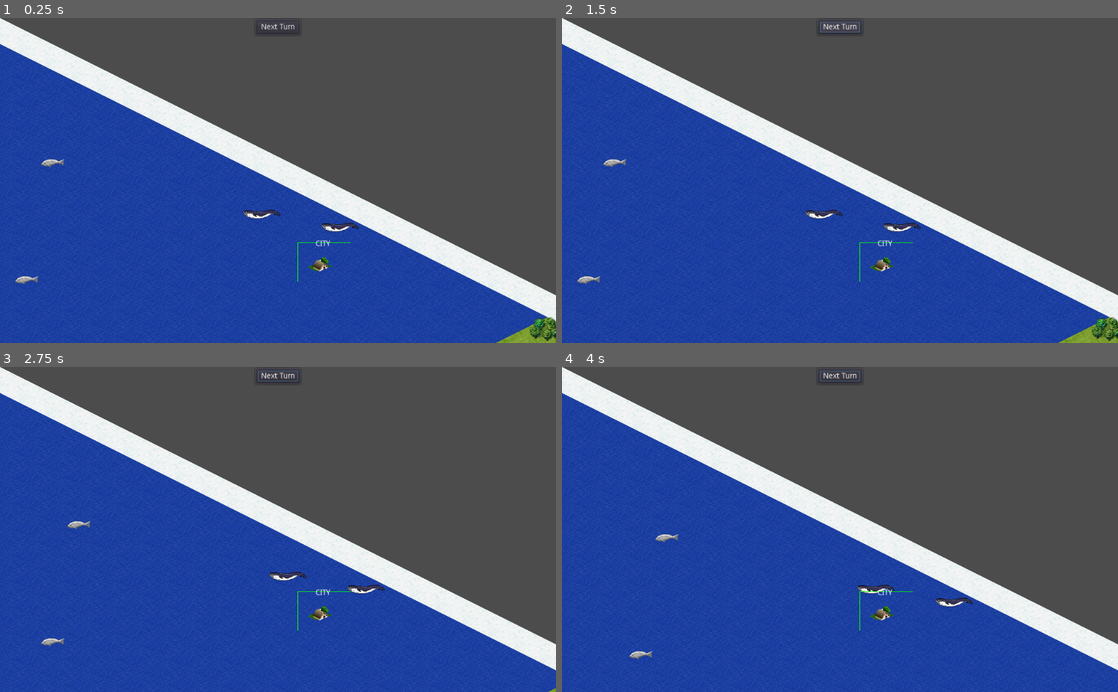
Above: before the commit, frames 1-4 (two rows, left to right).
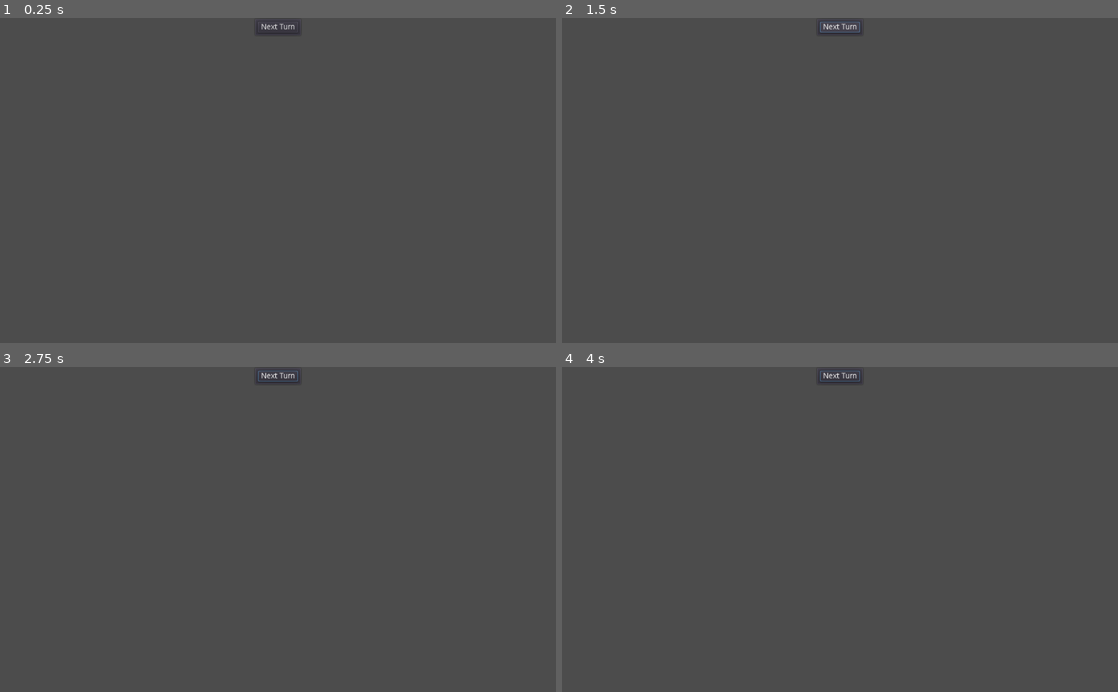
Above: after the commit, the same moments.

Repository: burdockcascade/gociv
Game: Godot game, scene res://src/Main.tscn
Same seed, same stepped clock (60 frames per second), same inputs: the game is played once before the commit and once after it.
Inputs (mouse positions are in pixels of both pictures, inside the frame that each line leads up to):
- Up to frame 1 (0.25 s): no input
- Up to frame 2 (1.5 s): click "Next Turn" at 0.5 s; click "Next Turn" at 1.25 s
- Up to frame 3 (2.75 s): tap Enter at 2 s; move the mouse to (400, 513) at 2.02 s; hold } (ui_move_map_right) from 2.03 s (still down); hold X (unit_explore, bound only after the commit) from 2.03 s (still down); click (400, 513) at 2.1 s
- Up to frame 4 (4 s): release } (ui_move_map_right) at 2.75 s; release X (unit_explore, bound only after the commit) at 2.75 s; tap Space at 2.75 s; drag from (728, 545) to (812, 594) at 2.77 s; tap Enter at 3.5 s; move the mouse to (895, 458) at 3.52 s; hold } (ui_move_map_right) from 3.53 s (still down); hold X (unit_explore, bound only after the commit) from 3.53 s (still down); click (895, 458) at 3.6 s

The runs differ from the first frame. In frame 1, 57% of the frame differs, in the area x 0-100%, y 0-100%; in frame 2, 57%; in frame 3, 57%; in frame 4, 57%.
Error before the commit: Invalid get index '(13, -3)' (on base: 'Dictionary'). (res://src/Units.gd:53)

Commit message:
map visibility and unit explore mode

Diff:
--- a/project.godot
+++ b/project.godot
@@ -12,6 +12,11 @@
 
 config/name="GoCiv"
 run/main_scene="res://src/Main.tscn"
+
+[autoload]
+
+Game="*res://src/global/Game.gd"
+Events="*res://src/global/Events.gd"
 
 [editor_plugins]
 
@@ -34,9 +39,9 @@
 "events": [ Object(InputEventKey,"resource_local_to_scene":false,"resource_name":"","device":0,"alt":false,"shift":false,"control":false,"meta":false,"command":false,"pressed":false,"scancode":125,"physical_scancode":0,"unicode":0,"echo":false,"script":null)
  ]
 }
-ui_next_unit={
+unit_explore={
 "deadzone": 0.5,
-"events": [ Object(InputEventKey,"resource_local_to_scene":false,"resource_name":"","device":0,"alt":false,"shift":false,"control":false,"meta":false,"command":false,"pressed":false,"scancode":16777218,"physical_scancode":0,"unicode":0,"echo":false,"script":null)
+"events": [ Object(InputEventKey,"resource_local_to_scene":false,"resource_name":"","device":0,"alt":false,"shift":false,"control":false,"meta":false,"command":false,"pressed":false,"scancode":88,"physical_scancode":0,"unicode":0,"echo":false,"script":null)
  ]
 }
 
--- a/src/Main.tscn
+++ b/src/Main.tscn
@@ -7,7 +7,6 @@
 [ext_resource path="res://assets/ampilo2/resources.tres" type="TileSet" id=6]
 [ext_resource path="res://src/Units.gd" type="Script" id=7]
 [ext_resource path="res://src/Map.gd" type="Script" id=8]
-[ext_resource path="res://src/cities/City.tscn" type="PackedScene" id=9]
 
 [node name="Main" type="Node"]
 
@@ -44,9 +43,6 @@
 
 [node name="Cities" type="Node2D" parent="World/Map"]
 
-[node name="Node2D" parent="World/Map/Cities" instance=ExtResource( 9 )]
-position = Vector2( 599, 452 )
-
 [node name="Units" type="Node2D" parent="World"]
 script = ExtResource( 7 )
 
@@ -69,5 +65,4 @@
 margin_bottom = 27.0
 text = "Next Turn"
 
-[connection signal="world_scrolled" from="World/Map" to="World/Units" method="_on_Map_world_scrolled"]
 [connection signal="pressed" from="DesktopUI/PanelContainer/Button" to="World" method="_on_Button_pressed"]
--- a/src/Map.gd
+++ b/src/Map.gd
@@ -1,6 +1,4 @@
 extends Node2D
-
-signal world_scrolled(direction)
 
 onready var terrain: TileMap = $Terrain
 onready var terrain2: TileMap = $Terrain2
@@ -8,10 +6,6 @@
 
 ####################################################################################################
 ## MAP DATA
-
-var mapdata: Dictionary = {}
-var landnav: AStar2D = AStar2D.new()
-var waternav: AStar2D = AStar2D.new()
 
 # order is important
 enum TILE {
@@ -81,57 +75,75 @@
 ####################################################################################################
 ## Ready
 
-var mapsize: Vector2
-
 func _ready() -> void:
 
 	rng.randomize()
 
+	Events.connect("map_updated", self, "draw_map")
+
+####################################################################################################
+## UI CONTROLS
+
+func _unhandled_input(event: InputEvent) -> void:
+
+	if Input.is_action_just_released("ui_click"):
+		var mapv: Vector2 = terrain.world_to_map(get_global_mouse_position())
+
+		for unit in get_tree().get_nodes_in_group("mapv_" + str(mapv)):
+			unit.activate()
+
+	# move map
+	if event.is_action_pressed("ui_move_map_left"):
+		on_map_scrolled(Vector2.LEFT)
+	elif event.is_action_pressed("ui_move_map_right"):
+		on_map_scrolled(Vector2.RIGHT)
+
 ####################################################################################################
 ## DRAW WORLD
 
-func slide_map_left() -> void:
-
-	for mapd in mapdata.values():
-		mapd.cellv.x = wrapi(mapd.cellv.x - 1, 0, mapsize.x)
-
+func on_map_scrolled(direction: Vector2) -> void:
+
+	# update mapv with new cellv
+	for mapd in Game.mapdata.values():
+		mapd.cellv.x = wrapi(mapd.cellv.x + direction.x, 0, Game.mapsize.x)
+
+	# update tiles with new position
 	draw_map()
-	emit_signal("world_scrolled", Vector2.LEFT)
-
-
-func slide_map_right() -> void:
-
-	for mapd in mapdata.values():
-		mapd.cellv.x = wrapi(mapd.cellv.x + 1, 0, mapsize.x)
-
-	draw_map()
-	emit_signal("world_scrolled", Vector2.RIGHT)
+
+	# shift units
+	for unit in get_tree().get_nodes_in_group("unit"):
+		unit.draw_unit()
 
 func draw_map() -> void:
 
+	terrain.clear()
+	terrain2.clear()
+	resources.clear()
+
 	# paint map
-	for mapv in mapdata:
-
-		var mapd: Dictionary = mapdata[mapv]
+	for mapv in Game.mapdata:
+
+		var mapd: Dictionary = Game.mapdata[mapv]
 		var cellv: Vector2 = mapd.cellv
 
 		# update world position for mapv
 		mapd.worldv = terrain.map_to_world(cellv)
 
-		# paint terrain
-		terrain.set_cellv(cellv, mapd.tile)
-
-		# paint upper terrain
-		terrain2.set_cellv(cellv, mapd.terrain2)
-
-		# paint resources
-		resources.set_cellv(cellv, mapd.resource)
-
-		# paint settlements
-
-		# paint units
+		if mapd.visible:
+
+			# paint terrain
+			terrain.set_cellv(cellv, mapd.tile)
+
+			# paint upper terrain
+			terrain2.set_cellv(cellv, mapd.terrain2)
+
+			# paint resources
+			resources.set_cellv(cellv, mapd.resource)
+
+			# paint settlements
 
 		# paint fog
+
 
 ####################################################################################################
 ## MAP GENERATOR
@@ -154,17 +166,15 @@
 
 var rng: RandomNumberGenerator = RandomNumberGenerator.new()
 
-func new_map(size: Vector2) -> Dictionary:
-
-	mapsize = size
+func new_map(size: Vector2) -> void:
+
+	Game.mapsize = size
 
 	# generate map
 	generate_terrain(size)
 
 	draw_map()
 
-	# all done
-	return mapdata
 
 func generate_terrain(dim: Vector2) -> void:
 
@@ -184,16 +194,29 @@
 			var v: Vector2 = Vector2(x, y)
 
 			var mapd: Dictionary = {
+
+				# positional
 				cellv = v,
 				worldv = terrain.map_to_world(v),
+
+				# units
 				units = [],
-				height = 0,
+
+				# tiles
 				tile = -1,
 				terrain2 = -1,
 				resource = -1,
+
+				# terrain
+				height = 0,
 				is_water = false,
 				is_land = false,
 				travel_cost = 1,
+
+				# exploration
+				explored = false,
+				visible = false,
+				fog = true
 			}
 
 			# noise per tile
@@ -230,7 +253,7 @@
 			# resources
 			mapd.resource = add_random_resource(v, mapd.tile)
 
-			mapdata[v] = mapd
+			Game.mapdata[v] = mapd
 
 
 func select_random_green_tile(v: Vector2) -> int:
@@ -336,32 +359,27 @@
 
 func tile_has_land_access(v: Vector2) -> bool:
 	for n in neighbours:
-		if mapdata.has(v + n) and mapdata[v + n].is_land:
+		if Game.mapdata.has(v + n) and Game.mapdata[v + n].is_land:
 			return true
 
 	return false
 
 func tile_has_sea_access(v: Vector2) -> bool:
 	for n in neighbours:
-		if mapdata.has(v + n) and mapdata[v + n].is_water:
+		if Game.mapdata.has(v + n) and Game.mapdata[v + n].is_water:
 			return true
 
 	return false
 
 func tile_in_top_third(v: Vector2) -> bool:
-	return v.y < mapsize.y/3
+	return v.y < Game.mapsize.y/3
 
 func tile_in_lower_third(v) -> bool:
-	return v.y > (mapsize.y/3) * 2
+	return v.y > (Game.mapsize.y/3) * 2
 
 func tile_in_middle_third(v) -> bool:
 	return !tile_in_top_third(v) and !tile_in_lower_third(v)
 
-
-func wrap_mapv(mapv: Vector2) -> Vector2:
-	mapv.x = wrapi(mapv.x, 0, mapsize.x)
-	return mapv
-
 ####################################################################################################
 ## PUBLIC FUNCTIONS
 
@@ -376,8 +394,8 @@
 
 func _find_random_tile(land: bool, water: bool) -> Vector2:
 	while true:
-		var v = Vector2(rng.randi_range(0, mapsize.x-1), rng.randi_range(0, mapsize.y-1))
-		if mapdata[v].is_land == land and mapdata[v].is_water == water:
+		var v = Vector2(rng.randi_range(0, Game.mapsize.x-1), rng.randi_range(0, Game.mapsize.y-1))
+		if Game.mapdata[v].is_land == land and Game.mapdata[v].is_water == water:
 			return v
 
 	return Vector2.ONE
--- a/src/Units.gd
+++ b/src/Units.gd
@@ -1,7 +1,5 @@
 extends Node2D
 
-onready var map = get_node("../Map")
-var mapdata: Dictionary
 var active_unit
 
 ####################################################################################################
@@ -25,11 +23,9 @@
 
 	var u: Node2D = load(unit[id].scene).instance()
 
-	move_unit_to_mapv(u, mapv)
+	u.put_at_mapv(mapv)
 
 	# add
-	u.add_to_group("unit")
-	u.add_to_group("unit_" + id)
 	add_child(u)
 
 	return u
@@ -40,64 +36,15 @@
 func get_units_at_cellv(cellv: Vector2) -> Array:
 	return get_tree().get_nodes_in_group("mapv_" + str(cellv))
 
-func _on_Map_world_scrolled(direction: Vector2) -> void:
-	for unit in get_children():
-		unit.position = mapdata[unit.current_mapv].worldv
-
-
 func tile_selected(mapv: Vector2) -> void:
 
 	if active_unit:
 		active_unit.deactivate()
 
-	var units = mapdata[mapv].units
+	var units = Game.mapdata[mapv].units
 
 	if units.size() > 1:
 		print('too many - will show dialog window?')
 	elif units.size() == 1:
 		print("found one unit")
 		units[0].activate()
-		active_unit = units[0]
-
-
-####################################################################################################
-## Unit Movement
-
-func move_active_unit(direction: Vector2) -> void:
-	if active_unit and move_unit_to_mapv(active_unit, map.wrap_mapv(active_unit.current_mapv + direction)):
-
-		# play sfx
-		active_unit.movement_sound.play()
-
-		# deactivate if turn over
-		if active_unit.current_travel > active_unit.max_travel:
-			active_unit.turn_over()
-			active_unit = null
-
-
-func move_unit_to_mapv(unit: Node2D, new_mapv: Vector2) -> bool:
-
-	var old_mapv: Vector2 = unit.current_mapv
-	var old_mapd: Dictionary = mapdata[old_mapv]
-	var new_mapd: Dictionary = mapdata[new_mapv]
-
-	# stop movement over land or water
-	if new_mapd.is_land != unit.over_land and new_mapd.is_water != unit.over_water:
-		return false
-
-	# remove from group
-	remove_from_group("mapv_" + str(old_mapv))
-	old_mapd.units.erase(unit)
-
-	# update travel (cost of leaving the tile)
-	unit.current_travel += old_mapd.travel_cost
-
-	# set position of unit
-	unit.position = new_mapd.worldv
-	unit.current_mapv = new_mapv
-
-	# add to group
-	add_to_group("mapv_" + str(new_mapv))
-	mapdata[new_mapv].units.append(unit)
-
-	return true
--- a/src/World.gd
+++ b/src/World.gd
@@ -2,8 +2,6 @@
 
 onready var map: Node2D = $Map
 onready var units: Node2D = $Units
-
-var mapdata: Dictionary
 
 const MAPSIZE_LARGE: Vector2 = Vector2(128, 128)
 const MAPSIZE_MEDIUM: Vector2 = Vector2(64, 64)
@@ -15,41 +13,14 @@
 func _ready() -> void:
 
 	# generate map
-	mapdata = map.new_map(MAPSIZE_TEST)
-	units.mapdata = mapdata
+	map.new_map(MAPSIZE_TEST)
 
 	# add unit to map
 	units.add_unit("transporter", map.random_sea_tile())
 	units.add_unit("caravan", map.random_land_tile())
 	units.add_unit("explorer", map.random_land_tile())
 
-####################################################################################################
-## UI CONTROLS
 
-func _unhandled_input(event: InputEvent) -> void:
-
-	if Input.is_action_just_released("ui_click"):
-
-		var mapv: Vector2 = map.terrain.world_to_map(get_global_mouse_position())
-		units.tile_selected(mapv)
-
-
-	# move map
-	if event.is_action_pressed("ui_move_map_left"):
-		map.slide_map_left()
-	elif event.is_action_pressed("ui_move_map_right"):
-		map.slide_map_right()
-
-
-	# move unit
-	if event.is_action_pressed("ui_left"):
-		units.move_active_unit(Vector2.LEFT)
-	elif event.is_action_pressed("ui_right"):
-		units.move_active_unit(Vector2.RIGHT)
-	elif event.is_action_pressed("ui_up"):
-		units.move_active_unit(Vector2.UP)
-	elif event.is_action_pressed("ui_down"):
-		units.move_active_unit(Vector2.DOWN)
 
 
 func _on_Button_pressed():
--- /dev/null
+++ b/src/global/Events.gd
@@ -0,0 +1,4 @@
+extends Node
+
+signal map_scrolled(direction)
+signal map_updated()
--- /dev/null
+++ b/src/global/Game.gd
@@ -0,0 +1,22 @@
+extends Node
+
+var mapsize: Vector2
+var mapdata: Dictionary
+var landnav: AStar2D
+var waternav: AStar2D
+
+var settings: Dictionary = {
+	show_all_map = true
+}
+
+func _ready() -> void:
+	reset()
+
+func reset() -> void:
+
+	mapdata = {}
+	landnav = AStar2D.new()
+	waternav = AStar2D.new()
+
+func map_wrap(pos: Vector2):
+	return Vector2(wrapi(pos.x, 0, Game.mapsize.x), pos.y)
--- a/src/units/Caravan.tscn
+++ b/src/units/Caravan.tscn
@@ -8,9 +8,10 @@
 atlas = ExtResource( 2 )
 region = Rect2( 261, 50, 64, 48 )
 
-[node name="Caravan" instance=ExtResource( 1 )]
+[node name="Caravan" groups=["caravan"] instance=ExtResource( 1 )]
 max_travel = 2
 over_land = true
+visibility = 1
 
 [node name="UnitSprite" parent="." index="1"]
 texture = SubResource( 1 )
--- a/src/units/Explorer.tscn
+++ b/src/units/Explorer.tscn
@@ -8,10 +8,10 @@
 atlas = ExtResource( 1 )
 region = Rect2( 846, 50, 64, 48 )
 
-[node name="Explorer" instance=ExtResource( 2 )]
+[node name="Explorer" groups=["explorer"] instance=ExtResource( 2 )]
 max_travel = 4
 over_land = true
-visibility = 4
+visibility = 2
 
 [node name="UnitSprite" parent="." index="1"]
 texture = SubResource( 1 )
--- a/src/units/Transporter.tscn
+++ b/src/units/Transporter.tscn
@@ -8,14 +8,14 @@
 atlas = ExtResource( 2 )
 region = Rect2( 391, 50, 64, 48 )
 
-[node name="Transporter" instance=ExtResource( 1 )]
+[node name="Transporter" groups=["transporter"] instance=ExtResource( 1 )]
 capacity = 8
 build_cost = 4
 support_cost = 1
 build_cycle = 2
 max_travel = 6
 over_water = true
-visibility = 4
+visibility = 1
 
 [node name="Selector" parent="." index="0"]
 position = Vector2( 0.822632, 25.3841 )
--- a/src/units/Unit.gd
+++ b/src/units/Unit.gd
@@ -2,6 +2,10 @@
 
 onready var selector = $Selector
 onready var movement_sound = $MovementSound
+
+# state
+enum State { FREE, EXPLORE }
+var current_state: int = State.FREE
 
 # warfare
 export var shield: int = 0
@@ -22,23 +26,62 @@
 export var over_water: bool = false
 export var visibility: int = 0
 
+onready var timer: Timer = $Timer
+
 var current_mapv = Vector2.ZERO
 
 var can_move: bool = true
 var current_travel: int = 0
 
+var active: bool = false
+
 ####################################################################################################
-## Selector
+## Unit
+
+func _on_Timer_timeout():
+	match current_state:
+
+		State.EXPLORE:
+			explore_movement()
+
+####################################################################################################
+## Turn
 
 func turn_over():
 	deactivate()
 	can_move = false
+	timer.stop()
 
 func new_turn():
 	print("new turn")
 	can_move = true
 	current_travel = 0
 
+####################################################################################################
+## UI CONTROLS
+
+func _unhandled_input(event: InputEvent) -> void:
+
+	if not active:
+		return
+
+	# move unit
+	if event.is_action_pressed("ui_left"):
+		move_unit_by_direction(Vector2.LEFT)
+
+	elif event.is_action_pressed("ui_right"):
+		move_unit_by_direction(Vector2.RIGHT)
+
+	elif event.is_action_pressed("ui_up"):
+		move_unit_by_direction(Vector2.UP)
+
+	elif event.is_action_pressed("ui_down"):
+		move_unit_by_direction(Vector2.DOWN)
+
+	elif event.is_action_pressed("unit_explore"):
+		current_state = State.EXPLORE
+		timer.start()
+		explore_movement()
 
 ####################################################################################################
 ## Selector
@@ -47,7 +90,110 @@
 	if can_move:
 		selector.visible = true
 		selector.playing = true
+		active = true
 
 func deactivate():
 	selector.visible = false
 	selector.playing = false
+
+####################################################################################################
+## Movement
+
+const neighbours: Array = [
+	Vector2.UP,
+	Vector2.UP + Vector2.RIGHT,
+	Vector2.RIGHT,
+	Vector2.DOWN + Vector2.RIGHT,
+	Vector2.DOWN,
+	Vector2.DOWN + Vector2.LEFT,
+	Vector2.LEFT,
+	Vector2.UP + Vector2.LEFT
+]
+
+func explore_movement() -> void:
+
+	if not can_move:
+		return
+
+	for n in neighbours:
+
+		var neighbour_mapv = current_mapv + n
+
+		if Game.mapdata.has(neighbour_mapv) and not Game.mapdata[neighbour_mapv].explored:
+			if move_unit_by_direction(neighbour_mapv):
+				print("brk")
+				break
+
+
+func move_unit_by_direction(direction: Vector2) -> bool:
+
+	if not can_move:
+		return false
+
+	return move_unit_to_mapv(Vector2(wrapi(current_mapv.x + direction.x, 0, Game.mapsize.x), current_mapv.y + direction.y))
+
+func move_unit_to_mapv(new_mapv: Vector2) -> bool:
+
+	if not Game.mapdata.has(new_mapv):
+		return false
+
+	var old_mapv: Vector2 = current_mapv
+	var old_mapd: Dictionary = Game.mapdata[old_mapv]
+	var new_mapd: Dictionary = Game.mapdata[new_mapv]
+
+	# stop movement over land or water
+	if new_mapd.is_land != over_land and new_mapd.is_water != over_water:
+		return false
+
+	# remove from group
+	remove_from_group("mapv_" + str(old_mapv))
+	old_mapd.units.erase(self)
+
+	# update travel (cost of leaving the tile)
+	current_travel += old_mapd.travel_cost
+
+	# position unit
+	put_at_mapv(new_mapv)
+
+	# play sfx
+	if movement_sound:
+		movement_sound.play()
+
+	# deactivate if turn over
+	if current_travel > max_travel:
+		turn_over()
+		return false
+
+	return true
+
+func put_at_mapv(mapv: Vector2) -> void:
+
+	# wrap if outside map boundary
+	mapv = Game.map_wrap(mapv)
+
+	# set position of unit
+	current_mapv = mapv
+	draw_unit()
+
+	# update map if newly explored
+	if not Game.mapdata[mapv].explored:
+
+		# this mapv is explored
+		Game.mapdata[mapv].explored = true
+
+		# these mapvs are now visible
+		for x in range(mapv.x - visibility, mapv.x + visibility + 1):
+			for y in range(mapv.y - visibility, mapv.y + visibility + 1):
+				var wrapv = Game.map_wrap(Vector2(x, y))
+				if Game.mapdata.has(wrapv):
+					Game.mapdata[wrapv].visible = true
+
+		# redraw map
+		Events.emit_signal("map_updated")
+
+	# add to group
+	add_to_group("mapv_" + str(mapv))
+	Game.mapdata[mapv].units.append(self)
+
+func draw_unit() -> void:
+	position = Game.mapdata[current_mapv].worldv
--- a/src/units/Unit.tscn
+++ b/src/units/Unit.tscn
@@ -27,7 +27,7 @@
 "speed": 5.0
 } ]
 
-[node name="Unit" type="Node2D"]
+[node name="Unit" type="Node2D" groups=["unit"]]
 script = ExtResource( 2 )
 
 [node name="Selector" type="AnimatedSprite" parent="."]
@@ -39,3 +39,8 @@
 position = Vector2( -4, 17 )
 
 [node name="MovementSound" type="AudioStreamPlayer2D" parent="."]
+
+[node name="Timer" type="Timer" parent="."]
+wait_time = 0.2
+
+[connection signal="timeout" from="Timer" to="." method="_on_Timer_timeout"]
Not shown: 1 places in src/Main.tscn that only renumber resources
